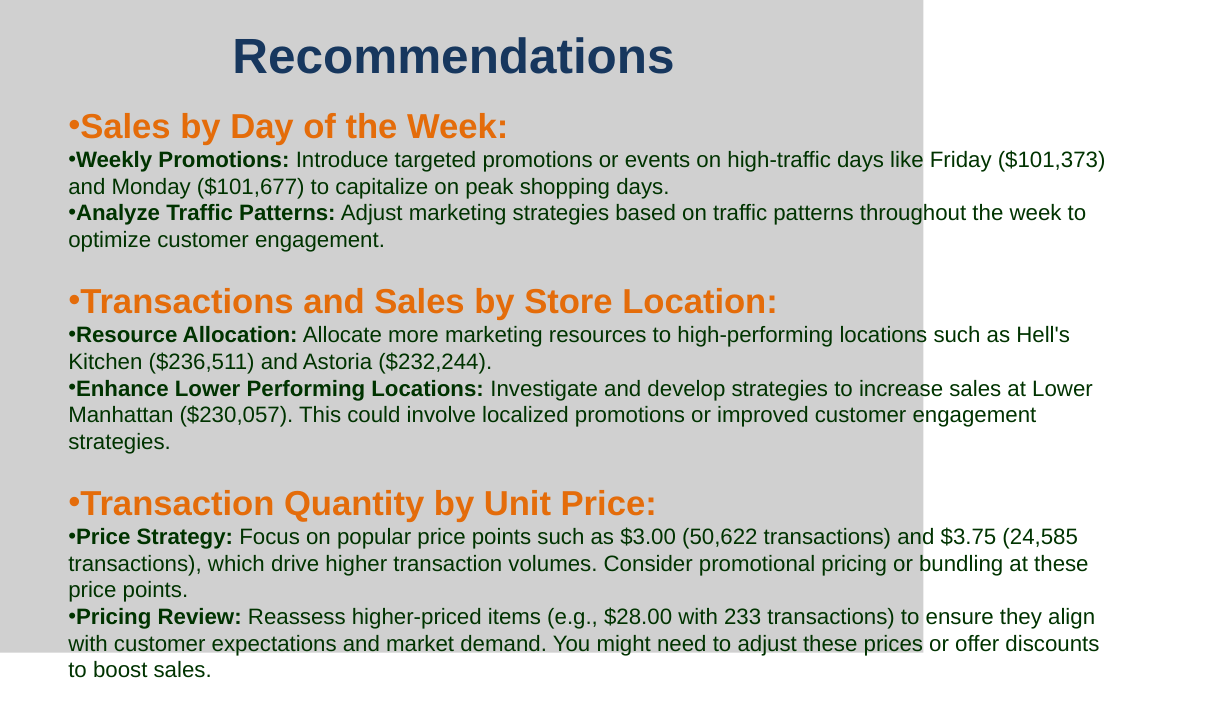
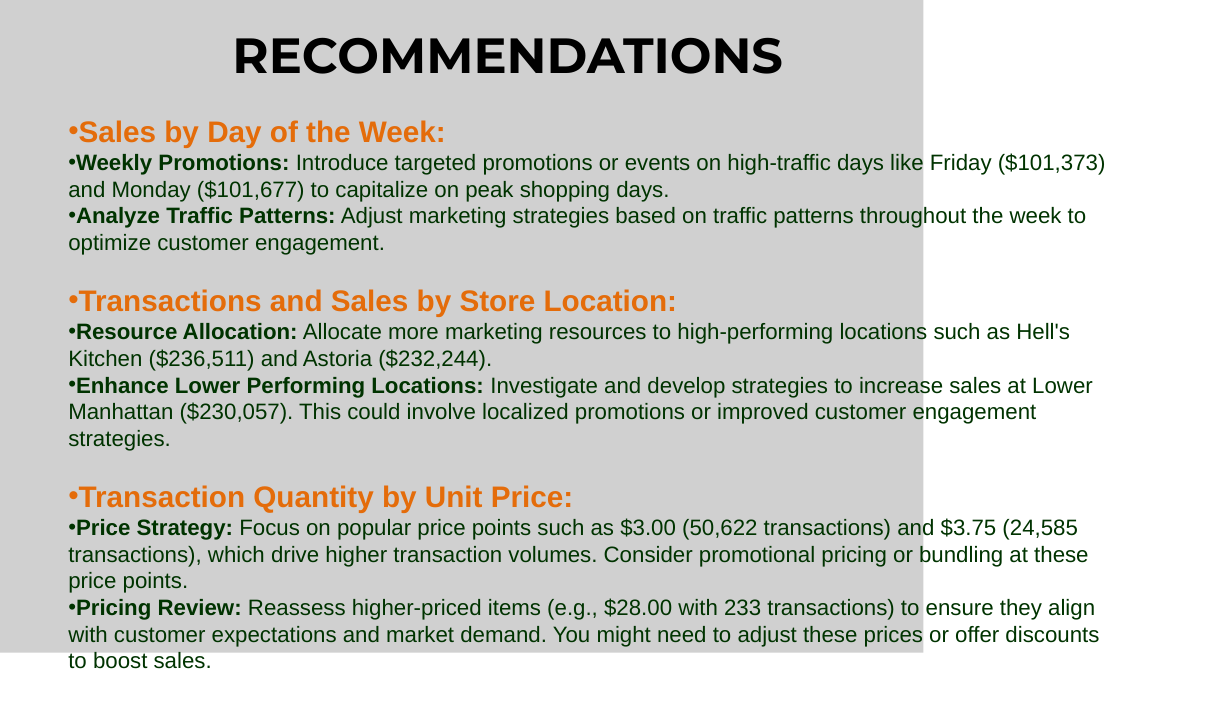
Before and after one commit to jasnoorvirk26/coffee-shop-sales-analysis, a slide deck: slide 12 of Coffee-Shop-Sales-Analysis-Presentation.pptx. Drawn at 1232x712 pixels with LibreOffice and Linux fonts; fonts in the diff are those of the drawing; grey boxes stand for pictures. Boxes give left, top, right and bottom in pixels: in the first picture for what was removed or moved away, otherwise in the second. Text is boxed around its words. In the diff, an @@ line names an element or a change of style, - is before the commit and + after.

```diff
--- a/Coffee-Shop-Sales-Analysis-Presentation.pptx
+++ b/Coffee-Shop-Sales-Analysis-Presentation.pptx
@@ title at (x1=232, y1=38, x2=783, y2=74): text changed; font Arial to Montserrat; text colour #17375E to #000000 @@
-Recommendations
+RECOMMENDATIONS
@@ text at (x1=79, y1=120, x2=677, y2=512): size 28 to 24 pt in "Sales by Day of the Week:", "Transactions and Sales by Store Location:", "Transaction Quantity by Unit Price:" @@
```
Also in this commit, not shown: 11 other slides changed.
